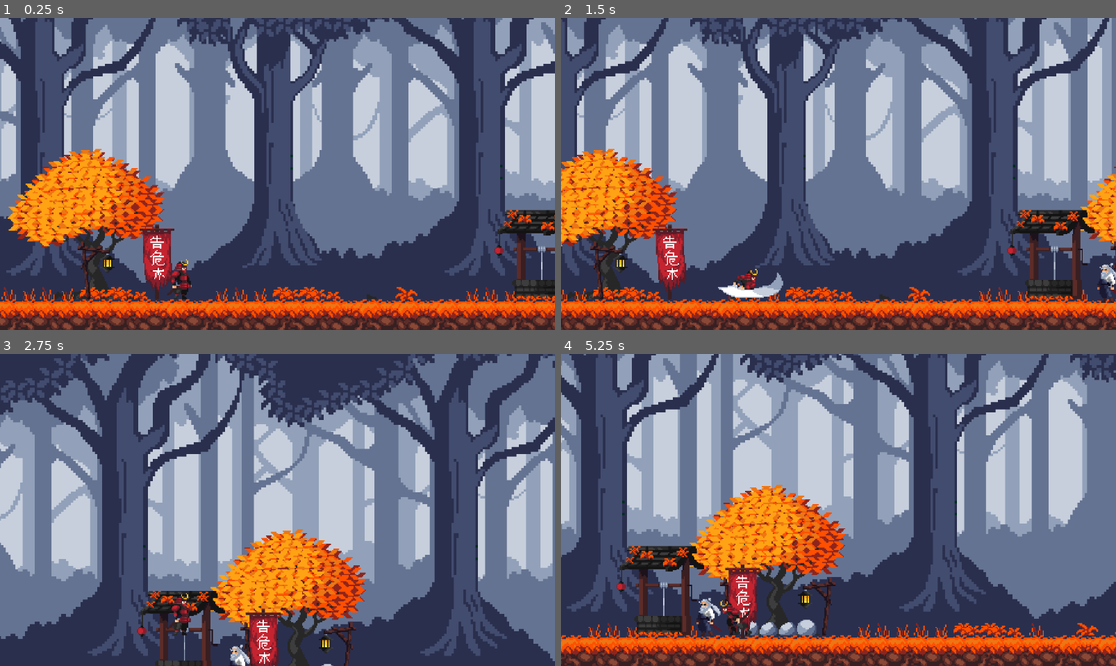
Above: before the commit, frames 1-4 (two rows, left to right).
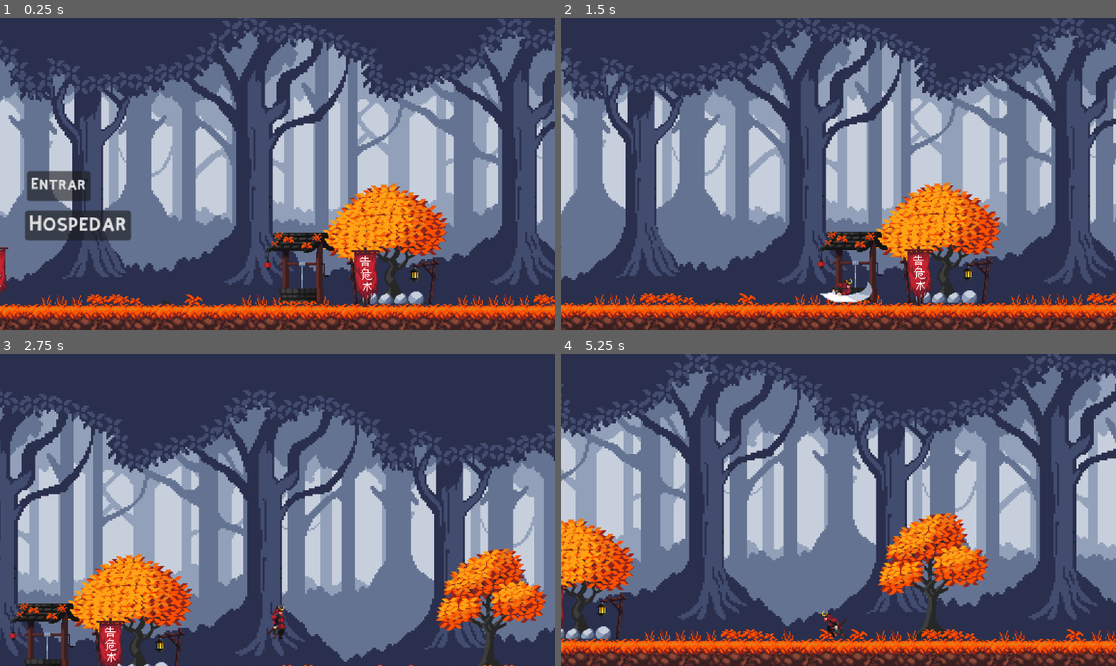
Above: after the commit, the same moments.

Repository: maximosdrr/samurai_edge
Game: Godot game, scene res://Scenes/Game.tscn
The game is run twice, just before and just after one commit, with the same random seed, the same clock (stepped at 60 frames per second) and the same inputs. Before the commit the project starts from res://Scenes/game.tscn.
Inputs (mouse positions are in pixels of both pictures, inside the frame that each line leads up to):
- Up to frame 1 (0.25 s): no input
- Up to frame 2 (1.5 s): click (638, 227) at 0.5 s, where only the run after the commit has a clickable "Hospedar"; hold D (move_right) from 1.28 s (still down); tap J (attack) at 1.35 s
- Up to frame 3 (2.75 s): keep holding D (move_right); tap W (jump) at 1.52, 1.82, 2.27, 2.57 s; tap I (dash) at 1.55, 2.1 s; tap K (parry) at 2.3 s
- Up to frame 4 (5.25 s): release D (move_right) at 2.78 s; hold A (move_left) 2.78-3.53 s; tap K (parry) at 2.85 s; tap W (jump) at 3.05, 3.6, 3.77, 4.07, 4.52, 4.82 s; hold D (move_right) 3.53-5.03 s; tap J (attack) at 3.8, 4.35 s; tap I (dash) at 4.55, 5.1 s; hold A (move_left) from 5.03 s (still down)

The runs differ from the first frame. In frame 1, 72% of the frame differs, in the area x 0-100%, y 0-100%; in frame 2, 74%; in frame 3, 67%; in frame 4, 76%.

Commit message:
feat: add multiplayer and fonts

Diff:
--- /dev/null
+++ b/Assets/Fonts/architect-s-daughter/ArchitectsDaughter32.tres
@@ -0,0 +1,8 @@
+[gd_resource type="DynamicFont" load_steps=2 format=2]
+
+[ext_resource path="res://fonts/architect-s-daughter/ArchitectsDaughter.ttf" type="DynamicFontData" id=1]
+
+[resource]
+
+size = 32
+font_data = ExtResource( 1 )
--- /dev/null
+++ b/Assets/Fonts/cmu-typewriter/Typewriter.tres
@@ -0,0 +1,8 @@
+[gd_resource type="DynamicFont" load_steps=2 format=2]
+
+[ext_resource path="res://fonts/cmu-typewriter/Typewriter/cmuntt.ttf" type="DynamicFontData" id=1]
+
+[resource]
+
+size = 32
+font_data = ExtResource( 1 )
--- /dev/null
+++ b/Assets/Fonts/connection_ii/ConnectionII.tres
@@ -0,0 +1,8 @@
+[gd_resource type="DynamicFont" load_steps=2 format=2]
+
+[ext_resource path="res://fonts/connection_ii/ConnectionII.otf" type="DynamicFontData" id=1]
+
+[resource]
+
+size = 30
+font_data = ExtResource( 1 )
--- /dev/null
+++ b/Assets/Fonts/droid-sans/DroidSans.tres
@@ -0,0 +1,8 @@
+[gd_resource type="DynamicFont" load_steps=2 format=2]
+
+[ext_resource path="res://fonts/droid-sans/DroidSans.ttf" type="DynamicFontData" id=1]
+
+[resource]
+
+size = 32
+font_data = ExtResource( 1 )
--- /dev/null
+++ b/Assets/Fonts/kirifont/Kirifont.tres
@@ -0,0 +1,10 @@
+[gd_resource type="DynamicFont" load_steps=2 format=2]
+
+[ext_resource path="res://fonts/kirifont/KiriFont.otf" type="DynamicFontData" id=1]
+
+[resource]
+
+size = 32
+extra_spacing_top = -5
+extra_spacing_bottom = -20
+font_data = ExtResource( 1 )
--- /dev/null
+++ b/Assets/Fonts/linux-libertine/LinuxLibertine.tres
@@ -0,0 +1,5 @@
+[gd_resource type="DynamicFontData" format=2]
+
+[resource]
+
+font_path = "res://fonts/linux-libertine/LinLibertine_5.3.0_2012_07_02/LinLibertineOTF_5.3.0_2012_07_02/LinLibertine_R.otf"
--- /dev/null
+++ b/Assets/Fonts/montreal/Montreal.tres
@@ -0,0 +1,8 @@
+[gd_resource type="DynamicFont" load_steps=2 format=2]
+
+[ext_resource path="res://fonts/montreal/Montreal-Regular.ttf" type="DynamicFontData" id=1]
+
+[resource]
+
+size = 32
+font_data = ExtResource( 1 )
--- /dev/null
+++ b/Assets/Fonts/poco/Poco.tres
@@ -0,0 +1,11 @@
+[gd_resource type="DynamicFont" load_steps=2 format=2]
+
+[ext_resource path="res://fonts/poco/Poco.ttf" type="DynamicFontData" id=1]
+
+[resource]
+
+size = 40
+use_mipmaps = true
+extra_spacing_top = -18
+extra_spacing_bottom = 2
+font_data = ExtResource( 1 )
--- /dev/null
+++ b/Assets/Fonts/source-code-pro/SourceCodePro.tres
@@ -0,0 +1,8 @@
+[gd_resource type="DynamicFont" load_steps=2 format=2]
+
+[ext_resource path="res://fonts/source-code-pro/source-code-pro-2.010R-ro-1.030R-it/TTF/SourceCodePro-Regular.ttf" type="DynamicFontData" id=1]
+
+[resource]
+
+size = 32
+font_data = ExtResource( 1 )
--- /dev/null
+++ b/Assets/Fonts/xolonium/Xolonium.tres
@@ -0,0 +1,8 @@
+[gd_resource type="DynamicFont" load_steps=2 format=2]
+
+[ext_resource path="res://fonts/xolonium/xolonium-fonts-4.1/ttf/Xolonium-Regular.ttf" type="DynamicFontData" id=1]
+
+[resource]
+
+size = 32
+font_data = ExtResource( 1 )
--- a/Scenes/player.tscn
+++ b/Scenes/Core/player.tscn
@@ -496,7 +496,31 @@
 streams_count = 1
 stream_0/stream = ExtResource("22_wpjfl")
 
+[sub_resource type="SceneReplicationConfig" id="SceneReplicationConfig_urksf"]
+properties/0/path = NodePath(".:position")
+properties/0/spawn = true
+properties/0/replication_mode = 1
+properties/1/path = NodePath("HurtBox:position")
+properties/1/spawn = true
+properties/1/replication_mode = 1
+properties/2/path = NodePath("HitBox/Area:position")
+properties/2/spawn = true
+properties/2/replication_mode = 1
+properties/3/path = NodePath("HitBox/Area:disabled")
+properties/3/spawn = true
+properties/3/replication_mode = 1
+properties/4/path = NodePath("HurtBox:disabled")
+properties/4/spawn = true
+properties/4/replication_mode = 1
+properties/5/path = NodePath("animated_sprite:animation")
+properties/5/spawn = true
+properties/5/replication_mode = 1
+properties/6/path = NodePath("animated_sprite:flip_h")
+properties/6/spawn = true
+properties/6/replication_mode = 1
+
 [node name="Player" type="CharacterBody2D" groups=["character"]]
+z_index = 1000
 script = ExtResource("1_fkybt")
 
 [node name="animated_sprite" type="AnimatedSprite2D" parent="."]
@@ -536,3 +560,10 @@
 [node name="Dash" type="AudioStreamPlayer2D" parent="SoundEffects"]
 stream = SubResource("AudioStreamRandomizer_bi64h")
 bus = &"Sfx"
+
+[node name="MultiplayerSynchronizer" type="MultiplayerSynchronizer" parent="."]
+replication_config = SubResource("SceneReplicationConfig_urksf")
+
+[node name="Camera2D" type="Camera2D" parent="."]
+position = Vector2(0, -118)
+zoom = Vector2(2, 2)
--- /dev/null
+++ b/Scenes/Game.tscn
@@ -0,0 +1,47 @@
+[gd_scene load_steps=5 format=3 uid="uid://ckdpkmqsa3xj7"]
+
+[ext_resource type="PackedScene" uid="uid://c23tmfj3brgf0" path="res://Scenes/Core/Scenario.tscn" id="1_gl6un"]
+[ext_resource type="Script" uid="uid://c1u3cx6a77m5d" path="res://Scripts/multiplayer.gd" id="1_j5yw3"]
+[ext_resource type="AudioStream" uid="uid://bhiwof6m36adk" path="res://Assets/Audio/Themes/battle_theme.ogg" id="2_j5yw3"]
+[ext_resource type="FontFile" uid="uid://dq3tvi46fx3gt" path="res://Assets/Fonts/kirifont/KiriFont.otf" id="4_kldst"]
+
+[node name="Game" type="Node2D"]
+script = ExtResource("1_j5yw3")
+
+[node name="Map" parent="." instance=ExtResource("1_gl6un")]
+
+[node name="LevelMusicTheme" type="AudioStreamPlayer2D" parent="."]
+stream = ExtResource("2_j5yw3")
+autoplay = true
+bus = &"Music"
+
+[node name="Camera2D" type="Camera2D" parent="."]
+z_index = 100
+position = Vector2(632, -135)
+zoom = Vector2(2, 2)
+
+[node name="Host" type="Button" parent="."]
+z_index = 100
+offset_left = 370.0
+offset_top = -97.0
+offset_right = 480.0
+offset_bottom = -66.0
+theme_override_fonts/font = ExtResource("4_kldst")
+text = "Hospedar"
+
+[node name="Join" type="Button" parent="."]
+z_index = 100
+offset_left = 372.0
+offset_top = -138.0
+offset_right = 438.0
+offset_bottom = -107.0
+theme_override_fonts/font = ExtResource("4_kldst")
+theme_override_font_sizes/font_size = 12
+text = "Entrar"
+
+[node name="MultiplayerSpawner" type="MultiplayerSpawner" parent="."]
+_spawnable_scenes = PackedStringArray("uid://dbwjplicsh3u2")
+spawn_path = NodePath("..")
+
+[connection signal="pressed" from="Host" to="." method="_on_host_pressed"]
+[connection signal="pressed" from="Join" to="." method="_on_join_pressed"]
--- /dev/null
+++ b/Scenes/Testing/Test.tscn
@@ -0,0 +1,27 @@
+[gd_scene load_steps=5 format=3 uid="uid://bkiljxpw37btn"]
+
+[ext_resource type="PackedScene" uid="uid://cw07r2ik6qxq3" path="res://Scenes/Core/player.tscn" id="1_72phe"]
+[ext_resource type="PackedScene" uid="uid://c23tmfj3brgf0" path="res://Scenes/Core/Scenario.tscn" id="2_874lw"]
+[ext_resource type="PackedScene" uid="uid://dbwjplicsh3u2" path="res://Scenes/Core/Enemy.tscn" id="3_ny5xg"]
+[ext_resource type="AudioStream" uid="uid://bhiwof6m36adk" path="res://Assets/Audio/Themes/battle_theme.ogg" id="4_mmxq3"]
+
+[node name="TestScene" type="Node2D"]
+
+[node name="Player" parent="." instance=ExtResource("1_72phe")]
+z_index = 100
+position = Vector2(357, -16)
+
+[node name="Camera" type="Camera2D" parent="Player"]
+position = Vector2(81, -88)
+zoom = Vector2(2.5, 2.5)
+
+[node name="Map" parent="." instance=ExtResource("2_874lw")]
+
+[node name="Enemy" parent="." instance=ExtResource("3_ny5xg")]
+z_index = 100
+position = Vector2(702, -30)
+
+[node name="LevelMusicTheme" type="AudioStreamPlayer2D" parent="."]
+stream = ExtResource("4_mmxq3")
+autoplay = true
+bus = &"Music"
--- a/Scenes/game.tscn
+++ /dev/null
@@ -1,27 +0,0 @@
-[gd_scene load_steps=5 format=3 uid="uid://bkiljxpw37btn"]
-
-[ext_resource type="PackedScene" uid="uid://cw07r2ik6qxq3" path="res://Scenes/player.tscn" id="1_ebmjs"]
-[ext_resource type="PackedScene" uid="uid://c23tmfj3brgf0" path="res://Scenes/Scenario.tscn" id="2_qxrlw"]
-[ext_resource type="PackedScene" uid="uid://dbwjplicsh3u2" path="res://Scenes/Enemy.tscn" id="3_wrm1d"]
-[ext_resource type="AudioStream" uid="uid://bhiwof6m36adk" path="res://Assets/Audio/Themes/battle_theme.ogg" id="4_3dryh"]
-
-[node name="Game" type="Node2D"]
-
-[node name="Player" parent="." instance=ExtResource("1_ebmjs")]
-z_index = 100
-position = Vector2(357, -16)
-
-[node name="Camera" type="Camera2D" parent="Player"]
-position = Vector2(81, -88)
-zoom = Vector2(2.5, 2.5)
-
-[node name="Map" parent="." instance=ExtResource("2_qxrlw")]
-
-[node name="Enemy" parent="." instance=ExtResource("3_wrm1d")]
-z_index = 100
-position = Vector2(702, -30)
-
-[node name="LevelMusicTheme" type="AudioStreamPlayer2D" parent="."]
-stream = ExtResource("4_3dryh")
-autoplay = true
-bus = &"Music"
--- a/Scripts/Player/player.gd
+++ b/Scripts/Player/player.gd
@@ -7,7 +7,7 @@
 var attack_damage = 10
 var health = 1000
 
-@onready var camera: Camera2D = $Camera
+@onready var camera: Camera2D = $Camera2D
 var playerCameraShaker: PlayerCameraShaker
 var self_attack: CharacterAttack
 
@@ -22,19 +22,20 @@
 	PlayerCameraShaker.new(self, camera)
 
 func _physics_process(delta: float) -> void:
-	var direction := Input.get_axis("move_left", "move_right")
+	movement.add_gravity(delta);
 
-	movement.add_gravity(delta);
-	movement.move_x(direction)
+	if is_multiplayer_authority():
+		var direction := Input.get_axis("move_left", "move_right")
+		movement.move_x(direction)
 
-	if Input.is_action_just_pressed("jump") and self.is_on_floor():
+	if Input.is_action_just_pressed("jump") and self.is_on_floor() and is_multiplayer_authority():
 		movement.jump(delta)
 
-	if Input.is_action_just_pressed("dash") and self.is_on_floor():
+	if Input.is_action_just_pressed("dash") and self.is_on_floor() and is_multiplayer_authority():
 		dash.dash()
 
 func _process(delta):
-	if Input.is_action_just_pressed("attack"):
+	if Input.is_action_just_pressed("attack") and is_multiplayer_authority():
 		attack.attack()
-	if Input.is_action_just_pressed("parry"):
+	if Input.is_action_just_pressed("parry") and is_multiplayer_authority():
 		parry.parry()
--- /dev/null
+++ b/Scripts/multiplayer.gd
@@ -0,0 +1,75 @@
+extends Node2D
+
+var peer = ENetMultiplayerPeer.new()
+var PLAYER = preload("res://Scenes/Core/player.tscn")
+
+# Dicionário para armazenar os jogadores conectados
+var players = {}
+
+@onready var camera_2d: Camera2D = $Camera2D
+@onready var host: Button = $Host
+@onready var join: Button = $Join
+
+func _on_host_pressed():
+	peer.create_server(25565)
+	multiplayer.multiplayer_peer = peer
+	multiplayer.peer_connected.connect(_on_player_connected)
+	multiplayer.peer_disconnected.connect(_on_player_disconnected)
+
+	# O host (servidor) também precisa ser um jogador
+	_on_player_connected(multiplayer.get_unique_id())
+
+func _on_join_pressed():
+	peer.create_client("localhost", 25565)
+	multiplayer.multiplayer_peer = peer
+
+# 🚀 O servidor adiciona um novo jogador e informa todos os clientes
+func _on_player_connected(id):
+	print("Novo jogador conectado:", id)
+
+	# Adiciona ao dicionário de jogadores
+	players[id] = true  # Apenas armazenamos o ID do jogador
+
+	# O servidor informa todos os clientes para criarem o jogador
+	rpc("_spawn_player", id)
+
+	# Se um novo cliente se conectou, o servidor envia a lista de jogadores existentes para ele
+	for player_id in players.keys():
+		rpc_id(id, "_spawn_player", player_id)
+
+# 🚀 O servidor avisa a todos os clientes quando um jogador desconecta
+func _on_player_disconnected(id):
+	print("Jogador saiu:", id)
+
+	if id in players:
+		players.erase(id)
+		rpc("_despawn_player", id)
+
+# 🚀 Função que será chamada em todos os clientes para criar um jogador
+@rpc("any_peer", "call_local")
+func _spawn_player(id):
+	if has_node(str(id)):  # Evita criar duplicatas
+		return
+
+	var player = PLAYER.instantiate() as Player
+	player.name = str(id)  # Nome único para cada jogador
+
+	add_child(player)
+
+	# Define a autoridade correta para o jogador
+	player.set_multiplayer_authority(id)
+
+	# Posição inicial
+	player.position = Vector2(randi_range(365, 600), -40)
+
+	# Se este jogador for o local, movemos a câmera para ele
+	if multiplayer.get_unique_id() == id:
+		camera_2d.reparent(player)
+		host.queue_free()
+		join.queue_free()
+
+# 🚀 Função para remover um jogador desconectado
+@rpc("any_peer", "call_local")
+func _despawn_player(id):
+	if has_node(str(id)):
+		get_node(str(id)).queue_free()
--- a/project.godot
+++ b/project.godot
@@ -11,9 +11,13 @@
 [application]
 
 config/name="samurai_edge"
-run/main_scene="uid://bkiljxpw37btn"
+run/main_scene="uid://ckdpkmqsa3xj7"
 config/features=PackedStringArray("4.4", "Forward Plus")
 config/icon="res://icon.svg"
+
+[display]
+
+window/size/resizable=false
 
 [dotnet]
 
Not shown, added: Assets/Fonts/architect-s-daughter/Architects Daughter SIL OFL Font License.txt
Binary file added: Assets/Fonts/architect-s-daughter/ArchitectsDaughter.ttf
Not shown, added: Assets/Fonts/architect-s-daughter/ArchitectsDaughter.ttf.import
Not shown, added: Assets/Fonts/cmu-typewriter/Typewriter/OFL-FAQ.txt
Not shown, added: Assets/Fonts/cmu-typewriter/Typewriter/OFL.txt
Not shown, added: Assets/Fonts/cmu-typewriter/Typewriter/README.txt
Binary file added: Assets/Fonts/cmu-typewriter/Typewriter/cmunit.ttf
Not shown, added: Assets/Fonts/cmu-typewriter/Typewriter/cmunit.ttf.import
Binary file added: Assets/Fonts/cmu-typewriter/Typewriter/cmuntb.ttf
Not shown, added: Assets/Fonts/cmu-typewriter/Typewriter/cmuntb.ttf.import
Binary file added: Assets/Fonts/cmu-typewriter/Typewriter/cmuntt.ttf
Not shown, added: Assets/Fonts/cmu-typewriter/Typewriter/cmuntt.ttf.import
(and 169 more such lines)
